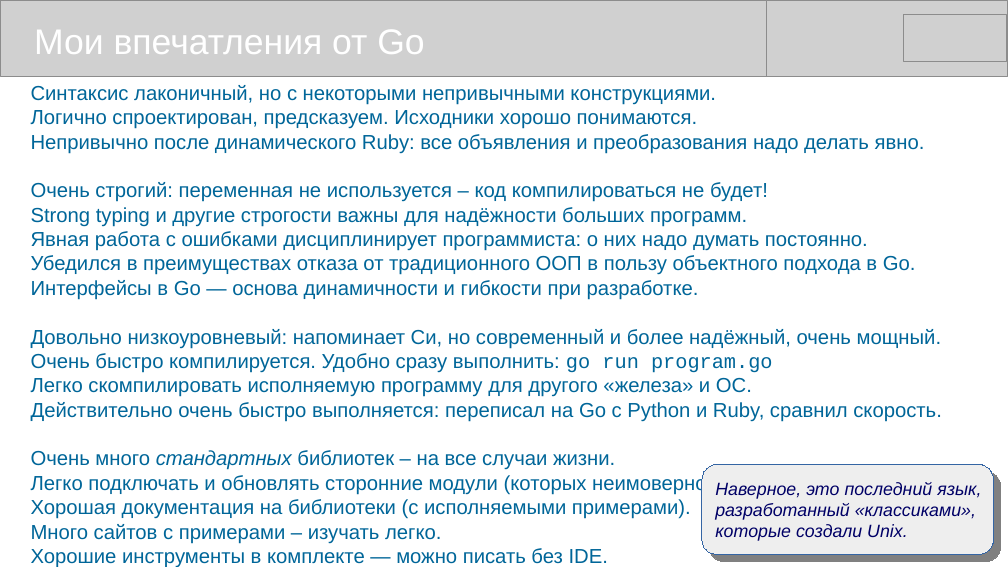
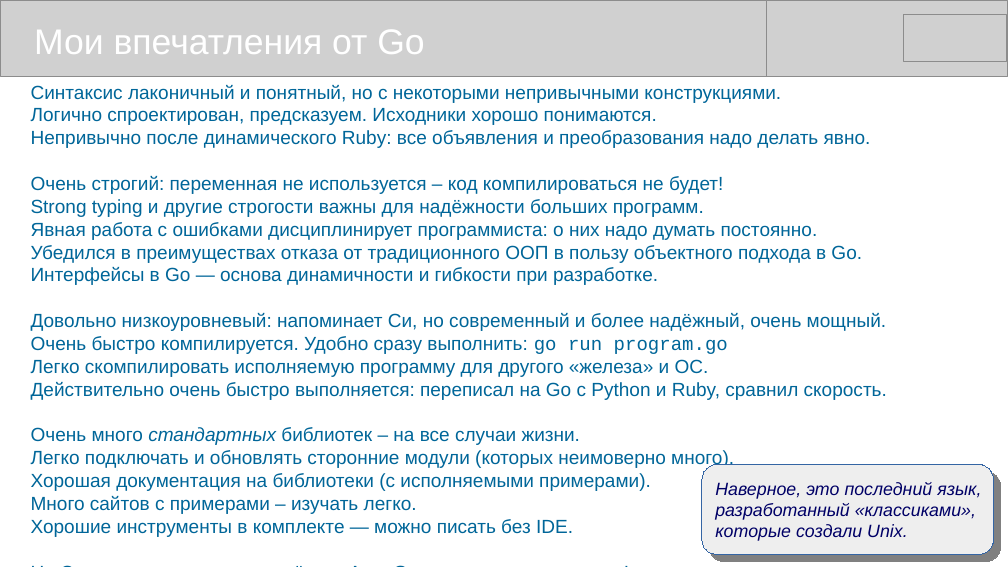
Before and after one commit to mike-shock/Go_language, a slide deck: slide 55 of Go_Preview.odp. Drawn at 1008x567 pixels with LibreOffice and Linux fonts; fonts in the diff are those of the drawing; grey boxes stand for pictures. Boxes give left, top, right and bottom in pixels: in the first picture for what was removed or moved away, otherwise in the second. Text is boxed around its words. In the diff, an @@ line names an element or a change of style, - is before the commit and + after.

```diff
--- a/Go_Preview.odp
+++ b/Go_Preview.odp
@@ text at box(31, 85, 887, 537): paragraph added @@
+На Си писать сложно и ненадёжно. А на Go пишу с удовольствием!
@@ text at box(31, 85, 781, 103): text changed; size 16 to 15 pt @@
-Синтаксис лаконичный, но с некоторыми непривычными конструкциями.
+Синтаксис лаконичный и понятный, но с некоторыми непривычными конструкциями.
@@ text at box(31, 108, 887, 537): size 16 to 15 pt in "Логично спроектирован, предсказуем. Исходники хорошо понимаю ...", "Непривычно после динамического Ruby: все объявления и ...", "Очень строгий: переменная не используется – код ...", "Strong typing и другие строгости важны для ..." and 12 more places @@
```
Also in this commit, not shown: 2 other slides changed, 1 other file.
